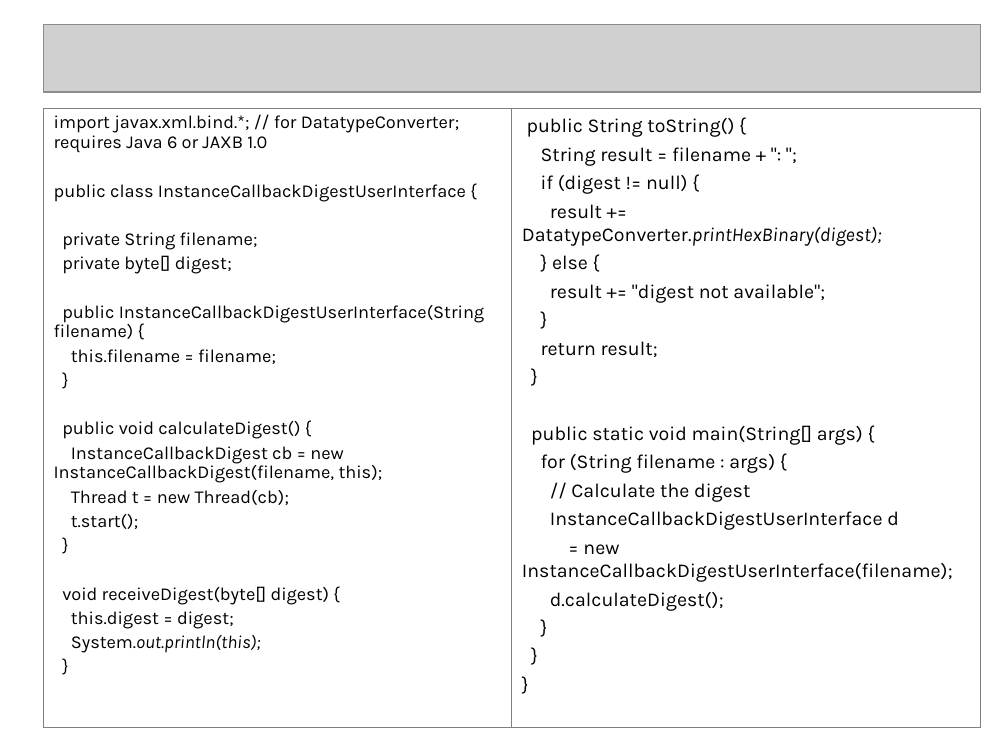
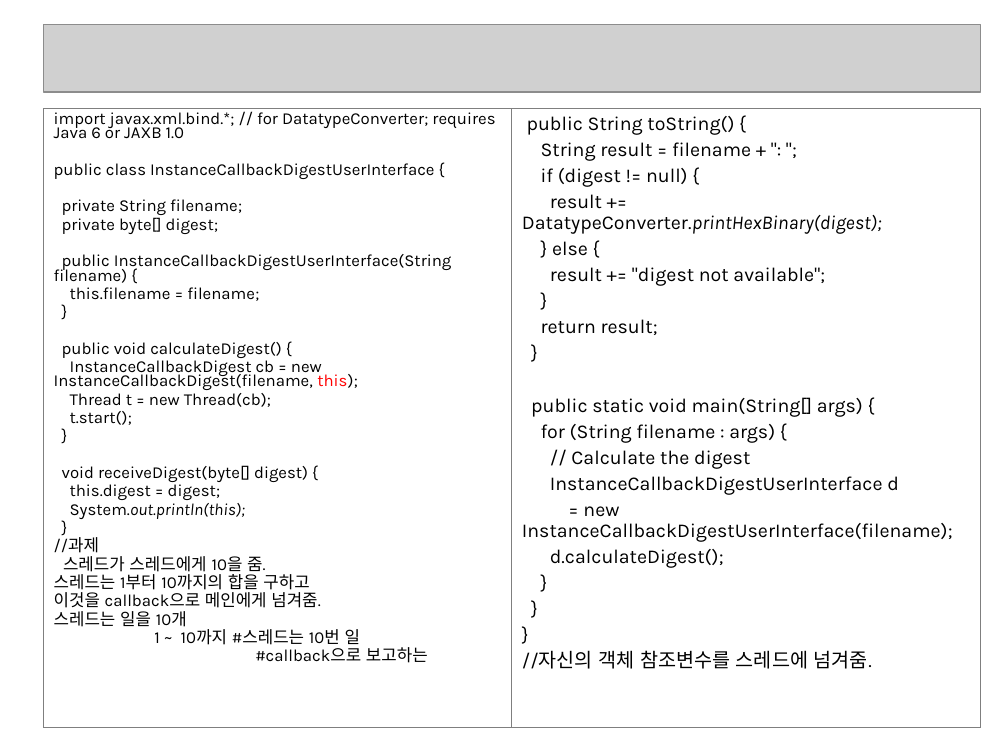
Before and after one commit to seleuchel/javaNetwork, a slide deck: slide 48 of ppt/262_chap03Threads2_1015.ppt. Drawn at 1008x756 pixels with LibreOffice and Linux fonts; fonts in the diff are those of the drawing; grey boxes stand for pictures; background and template pictures are left out. Boxes give left, top, right and bottom in pixels: in the first picture for what was removed or moved away, otherwise in the second. Text is boxed around its words. In the diff, an @@ line names an element or a change of style, - is before the commit and + after.

```diff
--- a/ppt/262_chap03Threads2_1015.ppt
+++ b/ppt/262_chap03Threads2_1015.ppt
@@ text at [54, 112, 495, 519]: size 13 to 12 pt in "import javax.xml.bind.*; // for DatatypeConverter; requires  ...", "public class InstanceCallbackDigestUserInterface {", "private String filename;", "private byte[] digest;" and 12 more places; text colour #000000 to #FF0000 in "this);"; line spacing 0.9 to 0.7 @@
@@ text at [522, 116, 953, 568]: line spacing 1 to 0.9 @@
@@ text at [54, 537, 428, 663]: paragraphs added @@
+//과제
+스레드가 스레드에게 10을 줌.
+스레드는 1부터 10까지의 합을 구하고
+이것을 callback으로 메인에게 넘겨줌.
+스레드는 일을 10개
+1 ~ 10까지 #스레드는 10번 일
+#callback으로 보고하는
@@ text at [522, 650, 872, 669]: paragraph added @@
+//자신의 객체 참조변수를 스레드에 넘겨줌.
```
Also in this commit, not shown: 13 other slides changed, 2 slides added, 18 other files.
